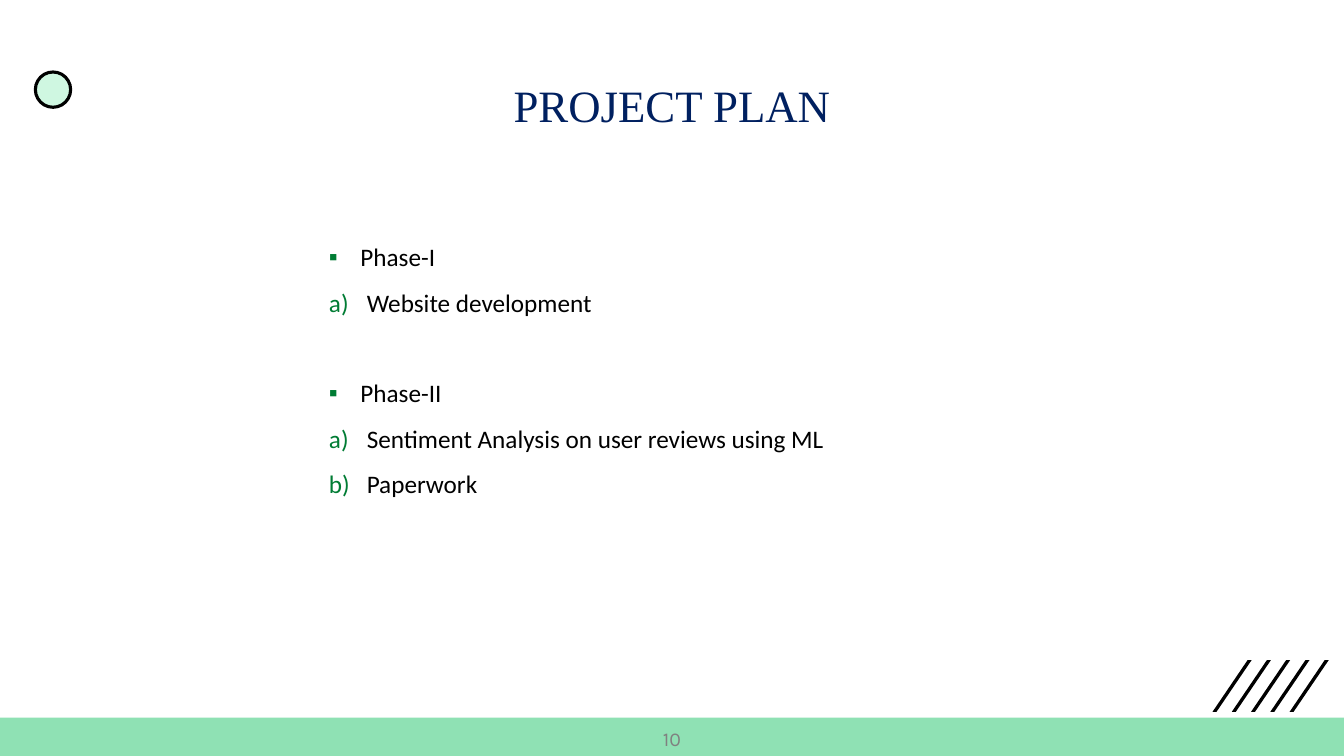
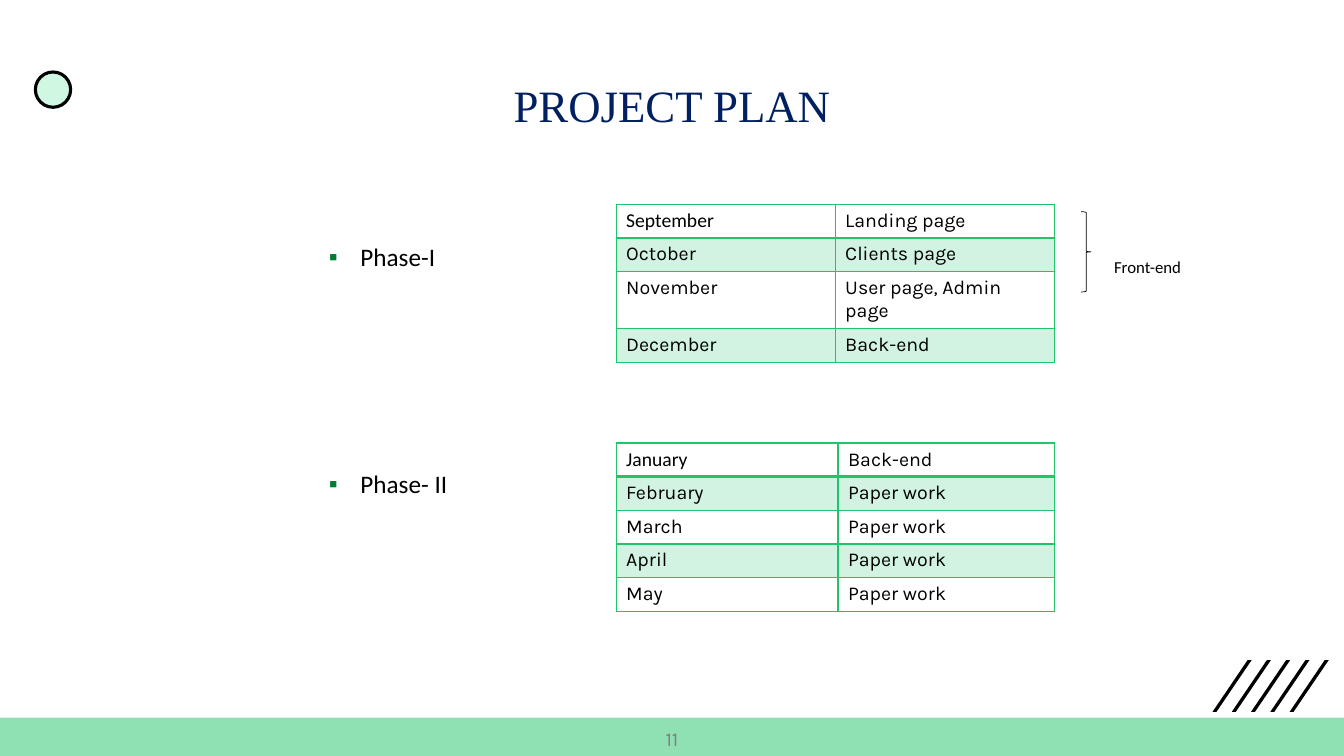
Before and after one commit to nikhilreddyh/StoresToDoor, a slide deck: slide 12 of PPTs/FirstReview.pptx (slide 11 before the commit). Drawn at 1344x756 pixels with LibreOffice and Linux fonts; fonts in the diff are those of the drawing. Boxes give left, top, right and bottom in pixels: in the first picture for what was removed or moved away, otherwise in the second. Text is boxed around its words. In the diff, an @@ line names an element or a change of style, - is before the commit and + after.

```diff
--- a/PPTs/FirstReview.pptx
+++ b/PPTs/FirstReview.pptx
@@ table added at (616,204,1054,356), 4 rows, 2 columns @@
+September | Landing page
+October | Clients page
+November | User page, Admin page
+December | Back-end
@@ right brace added at (1082,212,1092,292), outline #000000 0.5 pt @@
@@ text added at (1114,261,1181,273), 12 pt, text #000000 @@
+Front-end
@@ table added at (616,443,1055,611), 5 rows, 2 columns @@
+January | Back-end
+February | Paper work
+March | Paper work
+April | Paper work
+May | Paper work
@@ text at (360,475,448,494): text changed @@
-a) Website development
-▪ Phase-II
-a) Sentiment Analysis on user reviews using ML
-b) Paperwork
+▪ Phase- II
@@ text at (666,734,679,746): text changed @@
-10
+11
```
Also in this commit, not shown: 10 other slides changed, 1 slide added, 19 other files.
